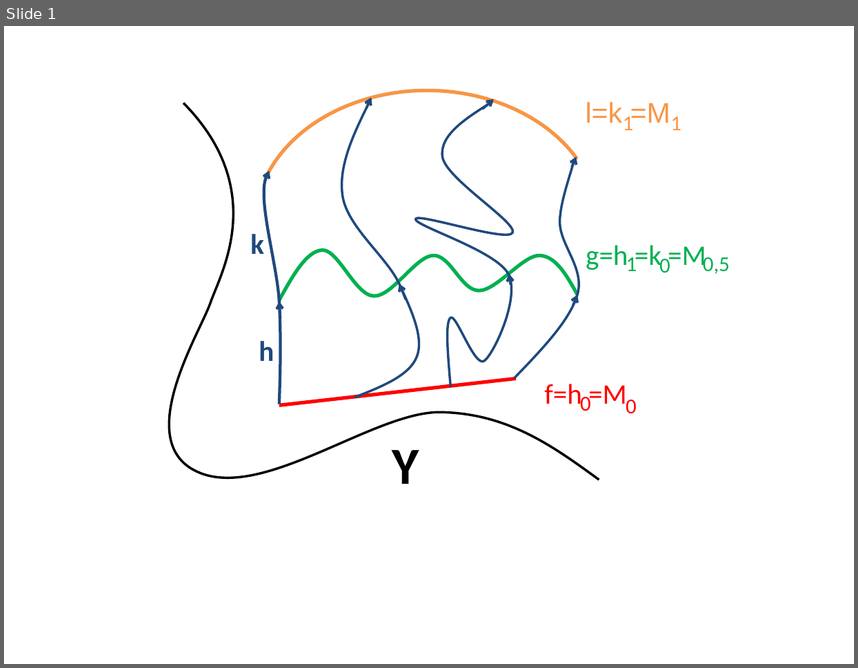
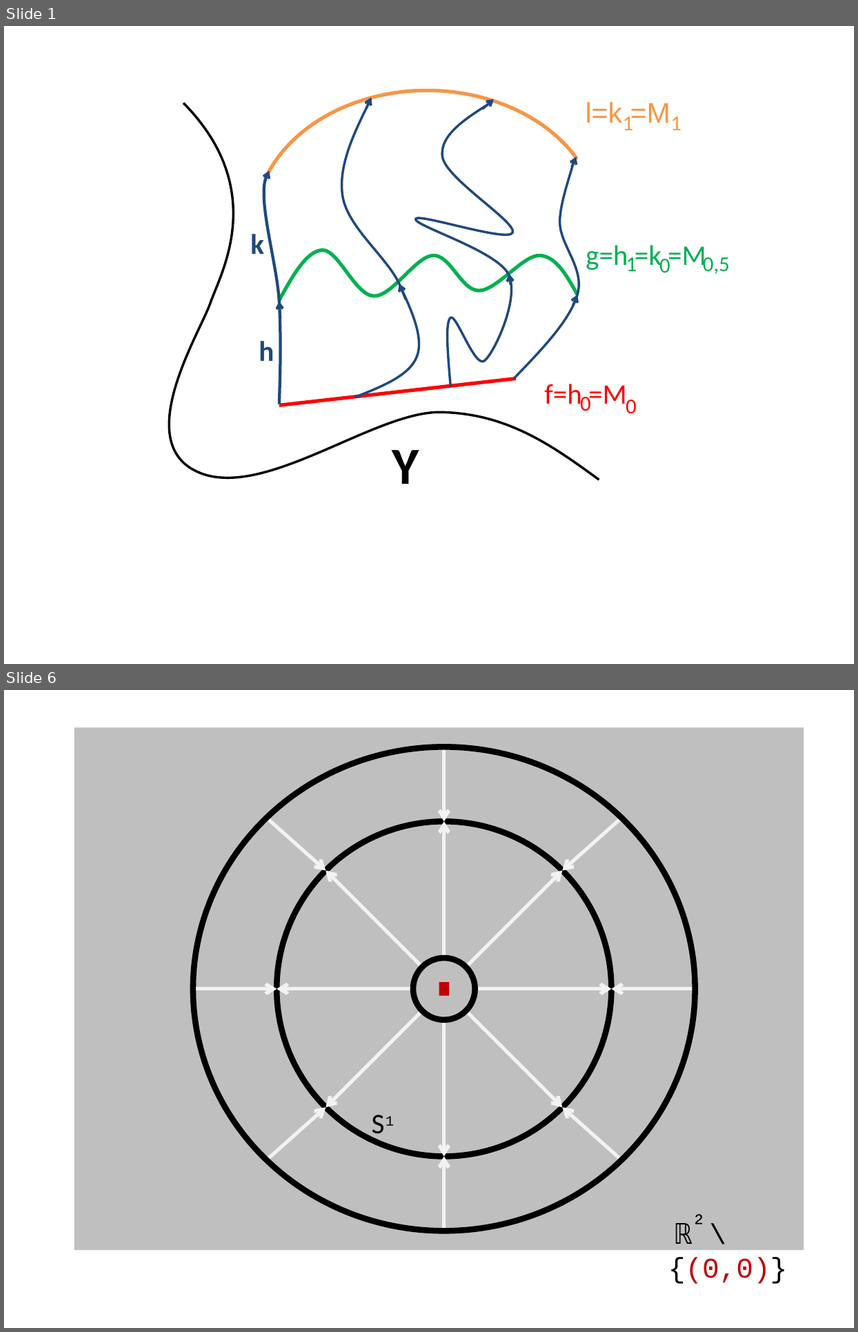
Before and after one commit to lutteropp/GeoTopo, a slide deck: images/Bilder.pptx. Shown one above the other, each under a label of ours: slide 1 before the commit, slides 1 and 6 after it; the slides between them are not shown. The pictures are 858x668 and 858x1332 pixels, drawn with LibreOffice and Linux fonts; fonts in the diff are those of the drawing. Boxes give left, top, right and bottom in pixels: in the first picture for what was removed or moved away, otherwise in the second. Text is boxed around its words. In the diff, an @@ line names an element or a change of style, - is before the commit and + after.

```diff
--- a/images/Bilder.pptx
+++ b/images/Bilder.pptx
@@ slide 6 added at (4,690,854,1328), background #FFFFFF @@
@@ group added at (74,727,804,1283): 16 arrows, 4 texts, 3 ellipses, 2 rectangles @@
+ℝ \{(0,0)}
+²
+S
+₁
```
Also in this commit, not shown: 11 other slides added, 13 other files.
